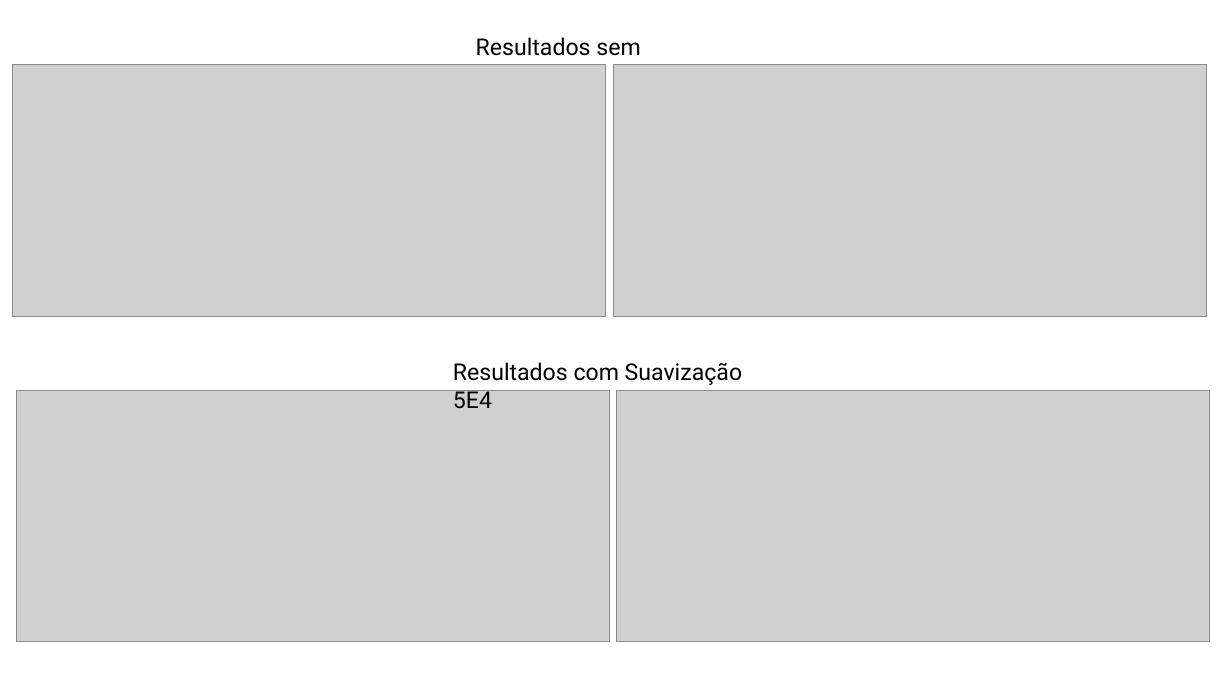
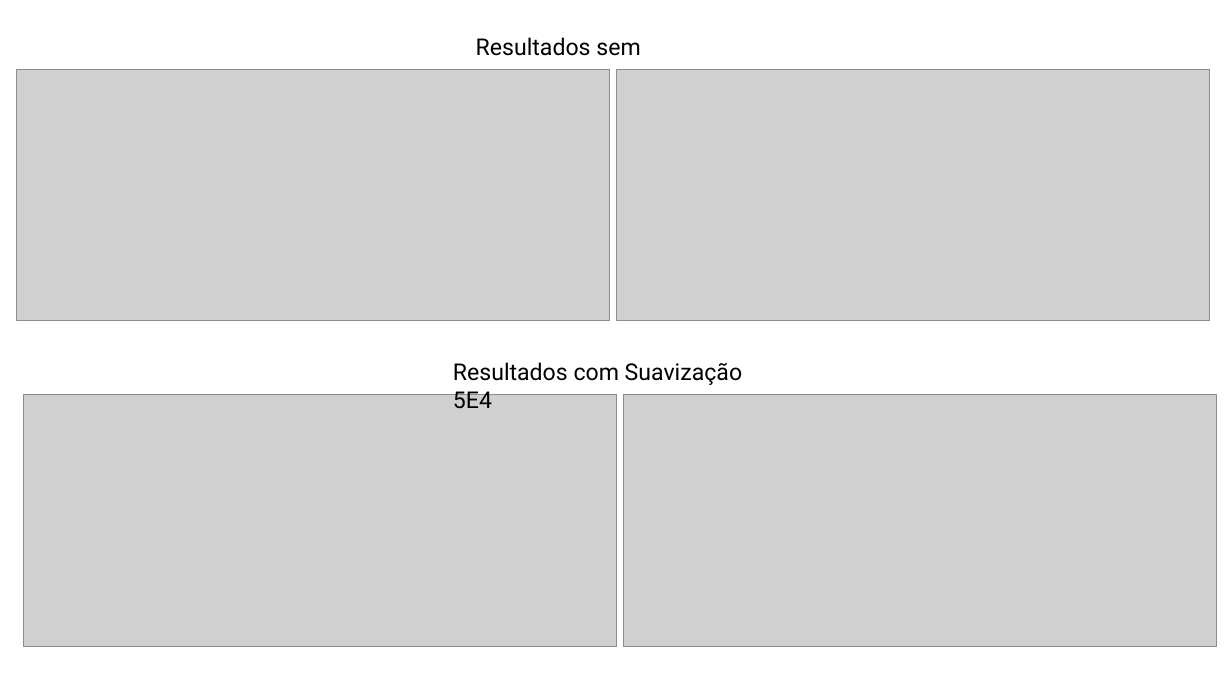
Before and after one commit to murilloabs/Master_Dissertation, a slide deck: slide 15 of DISSERTACAO/figuras/figures.pptx. Drawn at 1232x693 pixels with LibreOffice and Linux fonts; fonts in the diff are those of the drawing; grey boxes stand for pictures. Boxes give left, top, right and bottom in pixels: in the first picture for what was removed or moved away, otherwise in the second. Text is boxed around its words. In the diff, an @@ line names an element or a change of style, - is before the commit and + after.

```diff
--- a/DISSERTACAO/figuras/figures.pptx
+++ b/DISSERTACAO/figuras/figures.pptx
@@ rectangle added at box(13, 65, 1220, 325), fill #FFFFFF @@
@@ 3 pictures: place and size @@
-3 pictures at box(13, 65, 1206, 641)
+3 pictures at box(17, 69, 1210, 646)
@@ picture: place and size @@
-picture at box(616, 390, 1210, 641)
+picture at box(624, 395, 1217, 646)
```
Also in this commit, not shown: 1 other slide changed, 18 other files.
